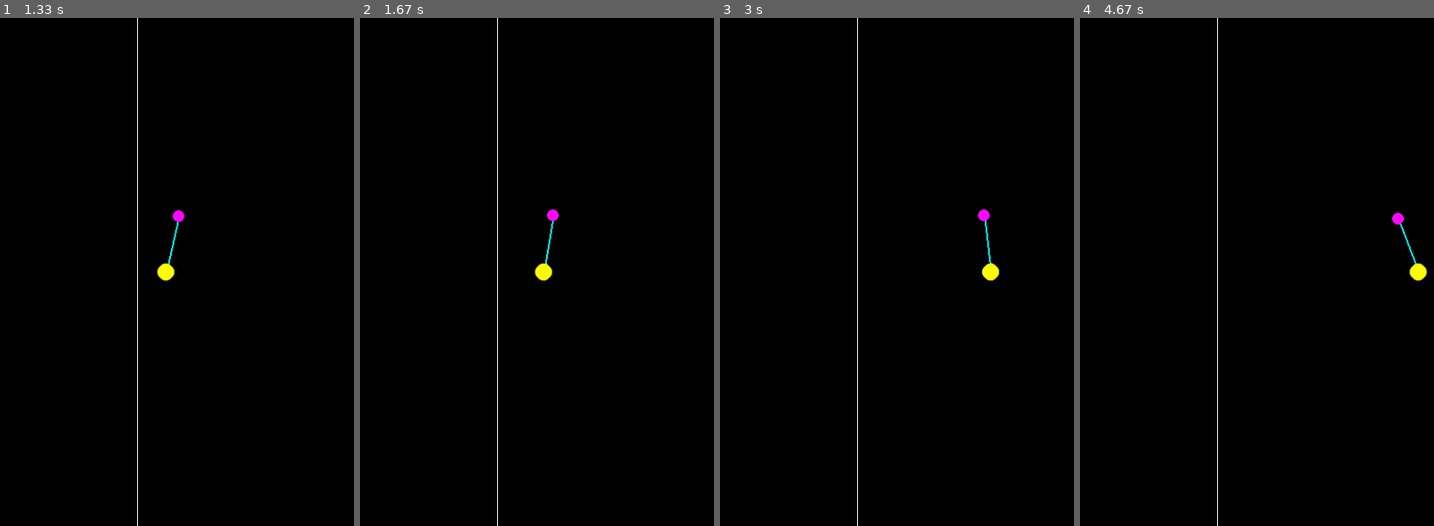
Above: before the commit, frames 1-4 (left to right).
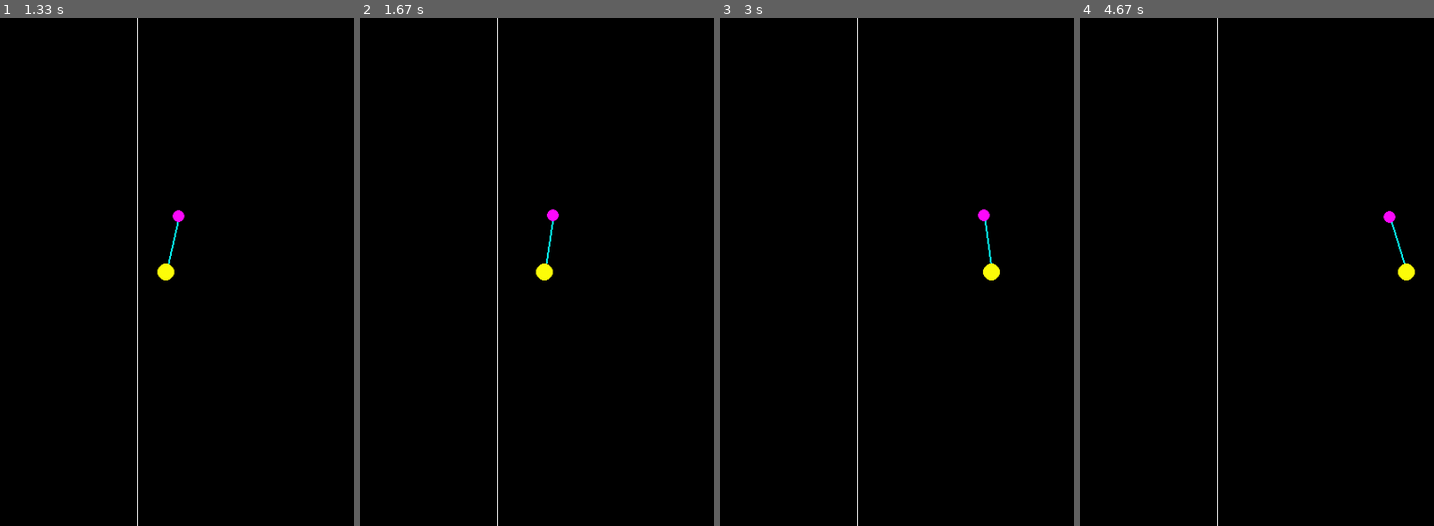
Above: after the commit, the same moments.

Repository: troncosoae/tareas-ctrl-intel
Game: pygame game, started from t2/main.py
The game is run twice, just before and just after one commit, with the same random seed, the same clock (stepped at 60 frames per second) and the same inputs.
Inputs:
- Up to frame 1 (1.33 s): no input
- Up to frame 2 (1.67 s): no input
- Up to frame 3 (3 s): no input
- Up to frame 4 (4.67 s): no input

Frame 1 is identical in both runs. In frame 2, less than 0.1% of the frame differs, in the area x 49-55%, y 40-52%; in frame 3, less than 0.1%; in frame 4, 0.5%, in the area x 85-99%, y 37-52%.

Commit message:
Expert PI keeps stable, but oscilates

Diff:
--- a/t2/AutomaticControllers.py
+++ b/t2/AutomaticControllers.py
@@ -35,14 +35,20 @@
         self.int_error = ie
         self.last_error = error
 
+        print(f'de:{de:5.3}')
+
         u = 0
         if e > 0.15:
             u = -10
+            if de > 1:
+                u -= 5
         elif e > 0:
             u = 0
 
         if e < -0.15:
             u = 10
+            if de < -1:
+                u += 5
         elif e < 0:
             u = 0
 
--- a/t2/main.py
+++ b/t2/main.py
@@ -36,14 +36,14 @@
         # print(f'loop: {time.time() - start_time}s')
 
     pygame.quit()
-    measurer.plot_values(['theta'])
+    measurer.plot_values(['theta', 'theta_dot'])
 
-    historical_values = measurer.get_historical_values()
-    keys = historical_values.keys()
-    for key in keys:
-        plt.plot(
-            np.linspace(0, 1, num=len(historical_values[key])),
-            historical_values[key], label=key)
-    plt.xlabel('t')
-    plt.legend()
-    plt.show()
+    # historical_values = measurer.get_historical_values()
+    # keys = historical_values.keys()
+    # for key in keys:
+    #     plt.plot(
+    #         np.linspace(0, 1, num=len(historical_values[key])),
+    #         historical_values[key], label=key)
+    # plt.xlabel('t')
+    # plt.legend()
+    # plt.show()
